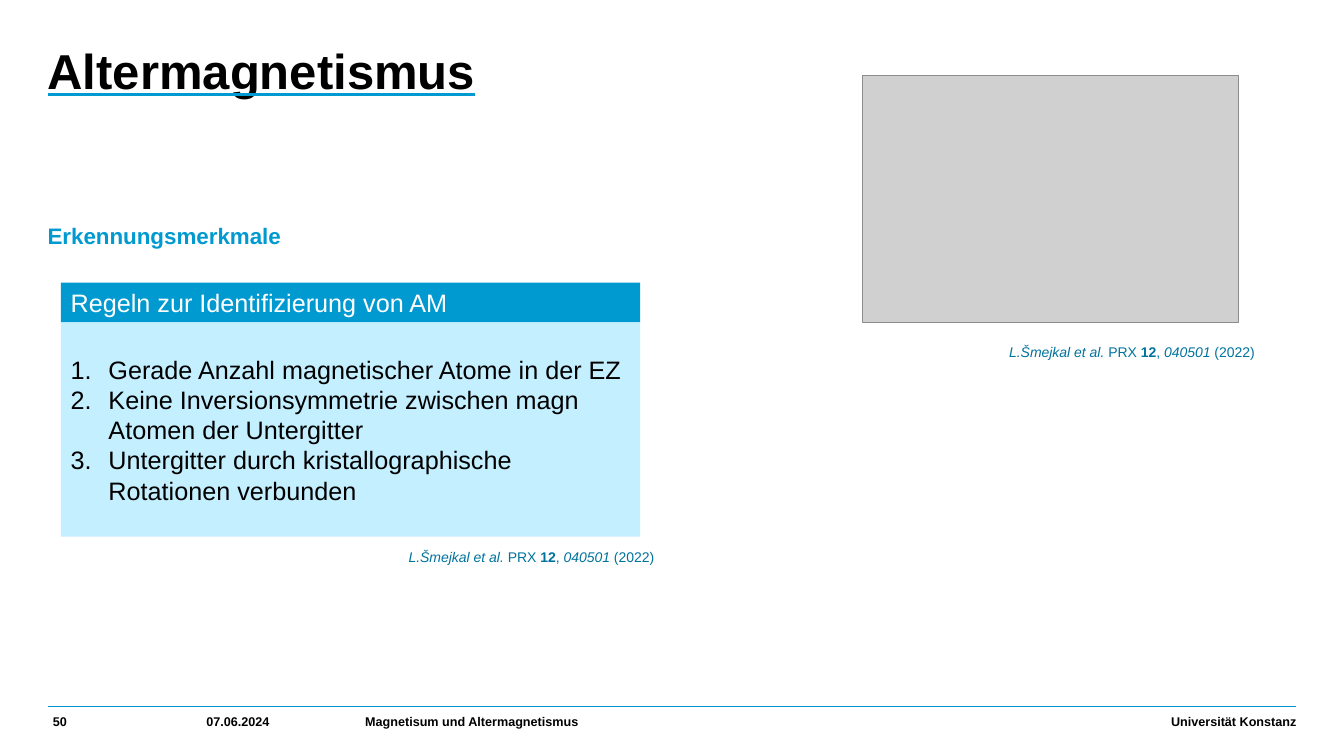
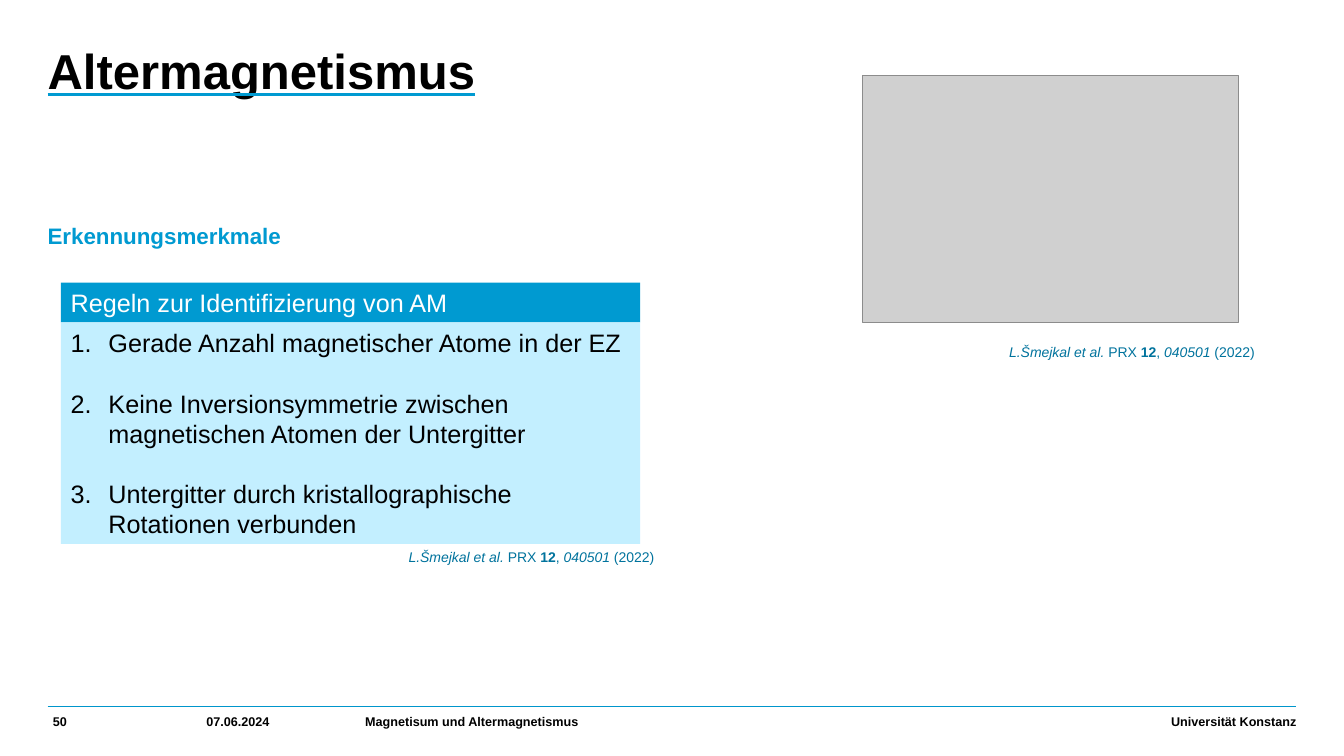
Before and after one commit to HolykingJulex/EstimateSeminar, a slide deck: slide 50 of Vortrag.pptx. Drawn at 1344x756 pixels with LibreOffice and Linux fonts; fonts in the diff are those of the drawing; grey boxes stand for pictures. Boxes give left, top, right and bottom in pixels: in the first picture for what was removed or moved away, otherwise in the second. Text is boxed around its words. In the diff, an @@ line names an element or a change of style, - is before the commit and + after.

```diff
--- a/Vortrag.pptx
+++ b/Vortrag.pptx
@@ rectangle "Gerade Anzahl magnetischer Atome in ...": place and size @@
-rectangle "Gerade Anzahl magnetischer Atome in ..." at <box>60,323,640,537</box>
+rectangle "Gerade Anzahl magnetischer Atome in ..." at <box>60,323,640,544</box>
@@ text in rectangle at <box>108,394,526,448</box>: text changed @@
-2. Keine Inversionsymmetrie zwischen magn Atomen der Untergitter
+2. Keine Inversionsymmetrie zwischen magnetischen Atomen der Untergitter
```
Also in this commit, not shown: 21 other slides changed, 1 other file.
